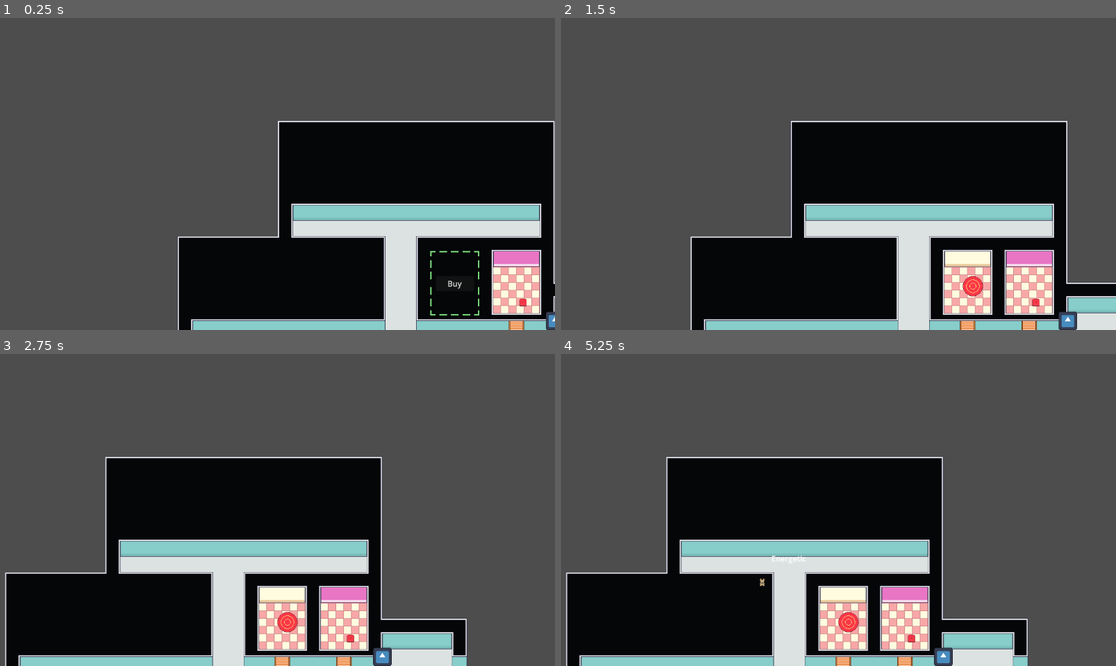
Above: before the commit, frames 1-4 (two rows, left to right).
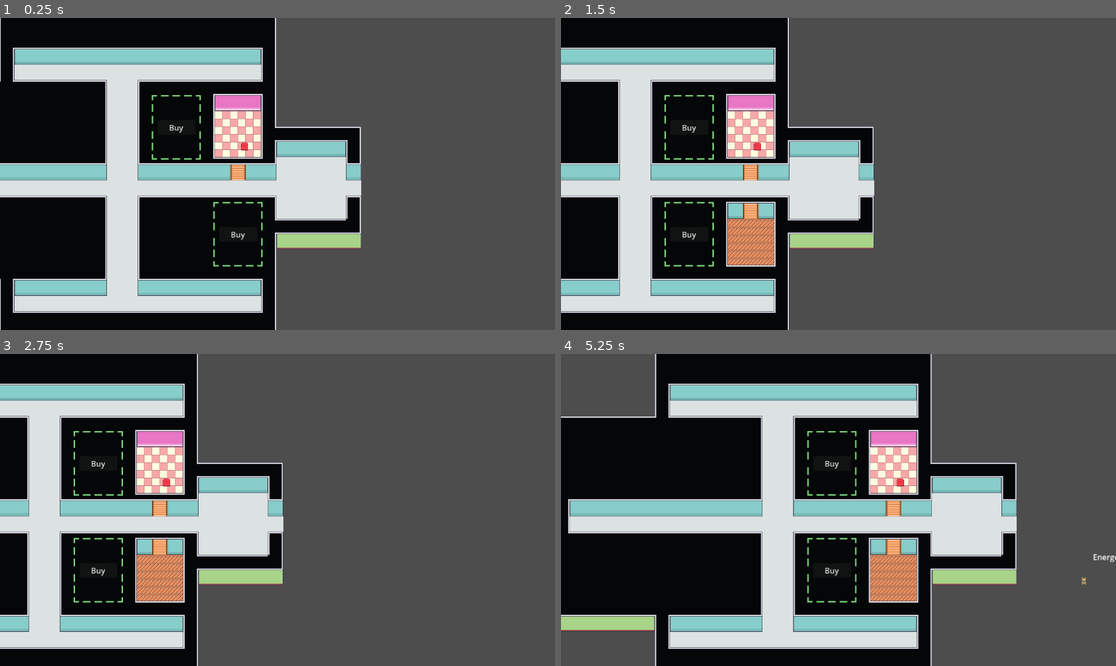
Above: after the commit, the same moments.

Repository: Tausva/DogShelter
Game: Godot game, scene res://scenes/tausva_test_scene.tscn
Same seed, same stepped clock (60 frames per second), same inputs: the game is played once before the commit and once after it. This scene is started directly instead of the project's main scene. The engine's default icon, where the game draws it, is replaced by a stand-in: a white triangle on a blue panel in a dark square.
Inputs (mouse positions are in pixels of both pictures, inside the frame that each line leads up to):
- Up to frame 1 (0.25 s): no input
- Up to frame 2 (1.5 s): click "Buy" at 0.5 s; tap Enter at 1.25 s; move the mouse to (960, 158) at 1.27 s; hold D (Right) from 1.28 s (still down); click (960, 158) at 1.42 s
- Up to frame 3 (2.75 s): release D (Right) at 2 s; drag from (166, 525) to (394, 494) at 2.02 s
- Up to frame 4 (5.25 s): tap Space at 2.75 s; move the mouse to (894, 441) at 2.77 s; hold D (Right) 2.78-3.5 s; drag from (810, 572) to (738, 619) at 3.52 s; tap Enter at 4.25 s; move the mouse to (1005, 556) at 4.27 s; hold A (Left) 4.28-5 s; drag from (672, 463) to (899, 625) at 5.02 s

The runs differ from the first frame. In frame 1, 79% of the frame differs, in the area x 0-100%, y 0-100%; in frame 2, 73%; in frame 3, 54%; in frame 4, 59%.

Commit message:
fixed test scene

Diff:
--- a/scenes/tausva_test_scene.tscn
+++ b/scenes/tausva_test_scene.tscn
@@ -1,18 +1,14 @@
-[gd_scene load_steps=8 format=3 uid="uid://dvf718ln53rwa"]
+[gd_scene load_steps=5 format=3 uid="uid://dvf718ln53rwa"]
 
 [ext_resource type="PackedScene" uid="uid://c4udinlll0vf8" path="res://scenes/shelter/shelter.tscn" id="1_il057"]
 [ext_resource type="PackedScene" uid="uid://cjnhjj8fcmihv" path="res://scenes/cursor/cursor.tscn" id="2_lh84g"]
-[ext_resource type="PackedScene" uid="uid://fa7xb6y6p17m" path="res://scenes/components/draggable_component/draggable_component.tscn" id="3_qpi6i"]
-[ext_resource type="Texture2D" uid="uid://bh4rpd1jxvja" path="res://icon.svg" id="4_6vonr"]
 [ext_resource type="PackedScene" uid="uid://nck7rxri5mp8" path="res://scenes/DogSpawTimer/dog_spawn_timer.tscn" id="4_oporp"]
 [ext_resource type="PackedScene" uid="uid://dimkdnbwbvsfd" path="res://scenes/camera_controller/camera_controller.tscn" id="5_voecc"]
-
-[sub_resource type="RectangleShape2D" id="RectangleShape2D_q2ttr"]
-size = Vector2(127, 125)
 
 [node name="TausvaTestScene" type="Node"]
 
 [node name="CameraController" parent="." instance=ExtResource("5_voecc")]
+position = Vector2(578, 324)
 
 [node name="cursor" parent="." instance=ExtResource("2_lh84g")]
 position = Vector2(576, 305)
@@ -20,17 +16,5 @@
 [node name="Shelter" parent="." instance=ExtResource("1_il057")]
 position = Vector2(576, 305)
 
-[node name="Node2D" type="Node2D" parent="."]
-position = Vector2(576, 305)
-scale = Vector2(0.3, 0.3)
-
-[node name="DraggableComponent" parent="Node2D" instance=ExtResource("3_qpi6i")]
-
-[node name="CollisionShape2D" type="CollisionShape2D" parent="Node2D/DraggableComponent"]
-position = Vector2(-0.5, -0.5)
-shape = SubResource("RectangleShape2D_q2ttr")
-
-[node name="Sprite2D" type="Sprite2D" parent="Node2D"]
-texture = ExtResource("4_6vonr")
-
 [node name="DogSpawnTimer" parent="." instance=ExtResource("4_oporp")]
+position = Vector2(691, 321)
